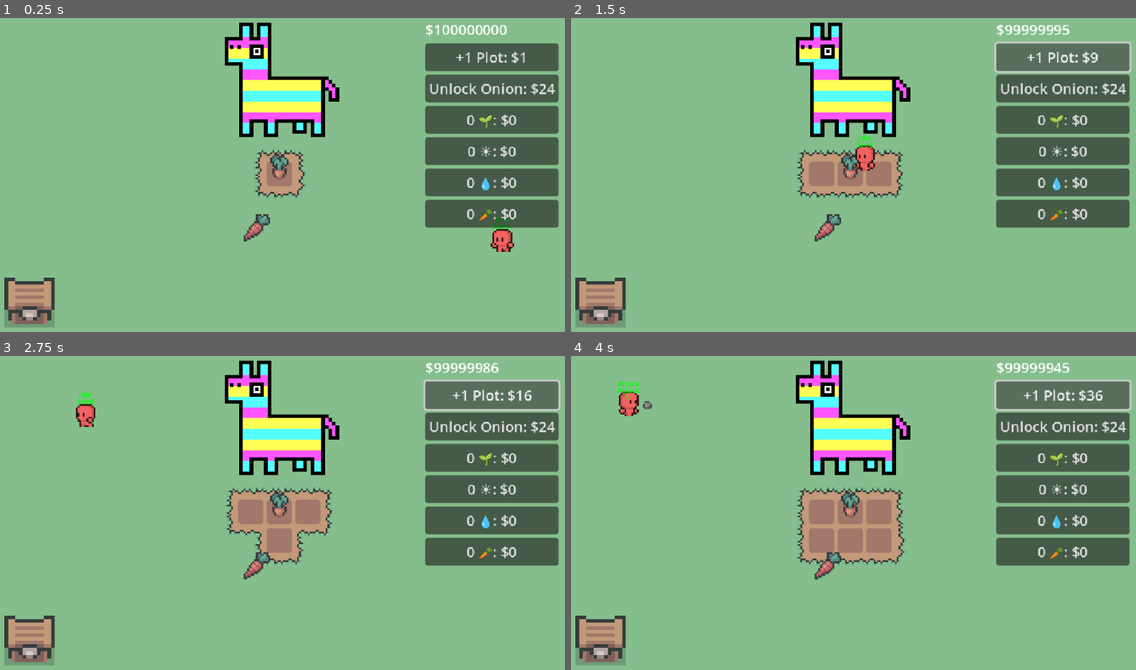
Above: before the commit, frames 1-4 (two rows, left to right).
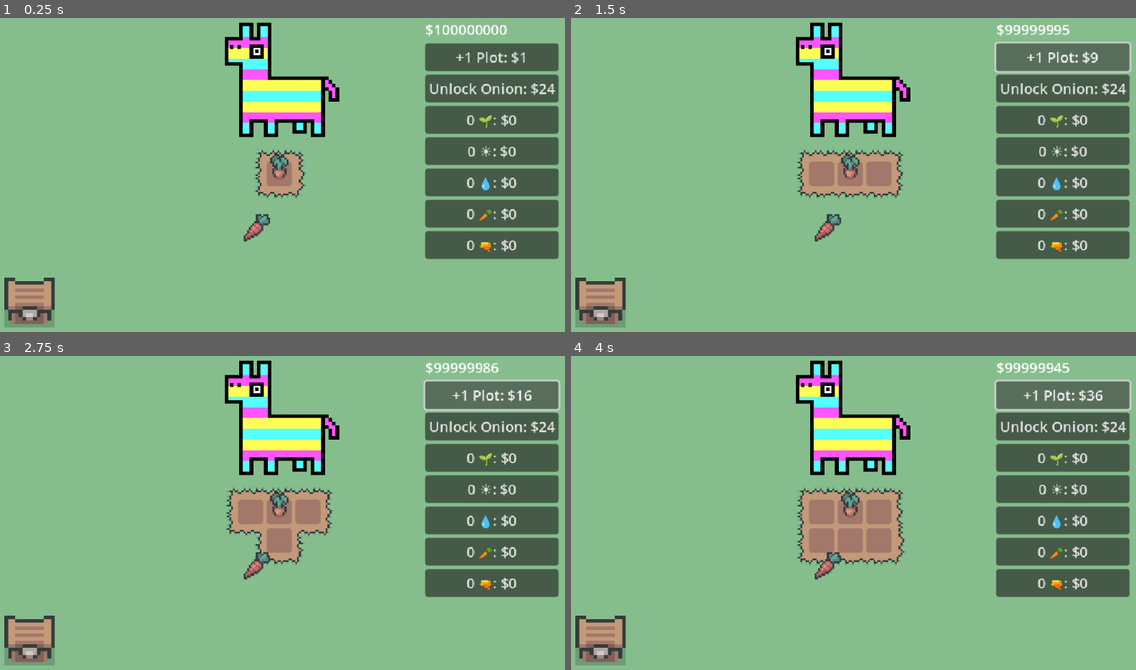
Above: after the commit, the same moments.

Repository: eric-marsh/farminata
Game: Godot game, scene res://scene/scene_switcher.tscn
Two runs of this game, one before a commit and one after it. Both use one fixed random seed, a clock stepped at 60 frames per second and the inputs below. Sound files missing from this copy of the repository are replaced by a short silence.
Inputs:
- Up to frame 1 (0.25 s): no input
- Up to frame 2 (1.5 s): click "+1 Plot: $1" at 0.5 s; click "+1 Plot: $4" at 1.25 s
- Up to frame 3 (2.75 s): click "+1 Plot: $9" at 2 s
- Up to frame 4 (4 s): click "+1 Plot: $16" at 2.75 s; click "+1 Plot: $25" at 3.5 s

The runs differ from the first frame. In frame 1, 2.2% of the frame differs, in the area x 75-99%, y 63-77%; in frame 2, 2.4%; in frame 3, 2.4%; in frame 4, 2.5%, in the area x 8-99%, y 7-77%.

Commit message:
attack helper button

Diff:
--- a/scene/canvas_layer.tscn
+++ b/scene/canvas_layer.tscn
@@ -54,9 +54,15 @@
 theme = SubResource("Theme_xp8f4")
 text = "0 🌱 - 10"
 
+[node name="AddAttackHelperButton" type="Button" parent="MarginContainer/VBoxContainer"]
+layout_mode = 2
+theme = SubResource("Theme_xp8f4")
+text = "0 🌱 - 10"
+
 [connection signal="pressed" from="MarginContainer/VBoxContainer/PlotButton" to="." method="_on_plot_button_pressed"]
 [connection signal="pressed" from="MarginContainer/VBoxContainer/OnionButton" to="." method="_on_onion_button_pressed"]
 [connection signal="pressed" from="MarginContainer/VBoxContainer/AddSeedHelperButton" to="." method="_on_add_seed_helper_button_pressed"]
 [connection signal="pressed" from="MarginContainer/VBoxContainer/AddSunHelperButton" to="." method="_on_add_sun_helper_button_pressed"]
 [connection signal="pressed" from="MarginContainer/VBoxContainer/AddWaterHelperButton" to="." method="_on_add_water_helper_button_pressed"]
 [connection signal="pressed" from="MarginContainer/VBoxContainer/AddPluckHelperButton" to="." method="_on_add_pluck_helper_button_pressed"]
+[connection signal="pressed" from="MarginContainer/VBoxContainer/AddAttackHelperButton" to="." method="_on_add_attack_helper_button_pressed"]
--- a/script/canvas_layer.gd
+++ b/script/canvas_layer.gd
@@ -2,6 +2,7 @@
 class_name canvas_layer
 
 @onready var onion_button = $MarginContainer/VBoxContainer/OnionButton
+
 
 
 func _ready() -> void:
@@ -21,21 +22,19 @@
 	$MarginContainer/VBoxContainer/PlotButton.text = "+1 Plot: $" + str(plot_price)
 	$MarginContainer/VBoxContainer/PlotButton.disabled = plot_price > money
 
-	var seed_helper_price = Prices.get_upgrade_price(Enum.Upgrade_Type.AddSeedHelper)
-	$MarginContainer/VBoxContainer/AddSeedHelperButton.text = str(State.num_seed_helpers) + " 🌱: $" + str(seed_helper_price)
-	$MarginContainer/VBoxContainer/AddSeedHelperButton.disabled = seed_helper_price > money
+	var helper_data = [
+		{ "type": Enum.Upgrade_Type.AddSeedHelper, "node": $MarginContainer/VBoxContainer/AddSeedHelperButton, "count": State.num_seed_helpers, "icon": "🌱" },
+		{ "type": Enum.Upgrade_Type.AddSunHelper, "node": $MarginContainer/VBoxContainer/AddSunHelperButton, "count": State.num_sun_helpers, "icon": "☀️" },
+		{ "type": Enum.Upgrade_Type.AddWaterHelper, "node": $MarginContainer/VBoxContainer/AddWaterHelperButton, "count": State.num_water_helpers, "icon": "💧" },
+		{ "type": Enum.Upgrade_Type.AddPluckHelper, "node": $MarginContainer/VBoxContainer/AddPluckHelperButton, "count": State.num_pluck_helpers, "icon": "🥕" },
+		{ "type": Enum.Upgrade_Type.AddAttackHelper, "node": $MarginContainer/VBoxContainer/AddAttackHelperButton, "count": State.num_attack_helpers, "icon": "🔫" },
+	]
 
-	var sun_helper_price = Prices.get_upgrade_price(Enum.Upgrade_Type.AddSunHelper)
-	$MarginContainer/VBoxContainer/AddSunHelperButton.text = str(State.num_sun_helpers) + " ☀️: $" + str(sun_helper_price)
-	$MarginContainer/VBoxContainer/AddSunHelperButton.disabled = sun_helper_price > money
+	for data in helper_data:
+		var price = Prices.get_upgrade_price(data.type)
+		data.node.text = str(data.count) + " " + data.icon + ": $" + str(price)
+		data.node.disabled = price > money
 
-	var water_helper_price = Prices.get_upgrade_price(Enum.Upgrade_Type.AddWaterHelper)
-	$MarginContainer/VBoxContainer/AddWaterHelperButton.text = str(State.num_water_helpers) + " 💧: $" + str(water_helper_price)
-	$MarginContainer/VBoxContainer/AddWaterHelperButton.disabled = water_helper_price > money
-
-	var pluck_helper_price = Prices.get_upgrade_price(Enum.Upgrade_Type.AddPluckHelper)
-	$MarginContainer/VBoxContainer/AddPluckHelperButton.text = str(State.num_pluck_helpers) + " 🥕: $" + str(pluck_helper_price)
-	$MarginContainer/VBoxContainer/AddPluckHelperButton.disabled = pluck_helper_price > money
 
 	if State.unlocked_slot_outputs.has(Enum.Drop_Type.Onion_Seed):
 		onion_button.visible = false
@@ -53,9 +52,6 @@
 	State.num_plots += 1
 	$"../PlotContainer/PlotGrid".add_plot() # TODO: If there is multiple plots, do this in a better way
 	update_money_counter()
-
-
-
 
 
 func _on_onion_button_pressed():
@@ -77,8 +73,6 @@
 	update_money_counter()
 
 
-
-
 func _on_add_seed_helper_button_pressed() -> void:
 	add_helper_button_pressed(Enum.Upgrade_Type.AddSeedHelper, Enum.Helper_Type.Seed)
 
@@ -90,6 +84,8 @@
 func _on_add_water_helper_button_pressed() -> void:
 	add_helper_button_pressed(Enum.Upgrade_Type.AddWaterHelper, Enum.Helper_Type.Water)
 
-
 func _on_add_pluck_helper_button_pressed() -> void:
 	add_helper_button_pressed(Enum.Upgrade_Type.AddPluckHelper, Enum.Helper_Type.Pluck)
+
+func _on_add_attack_helper_button_pressed() -> void:
+	add_helper_button_pressed(Enum.Upgrade_Type.AddAttackHelper, Enum.Helper_Type.Attack)
--- a/script/helper/attack_helper.gd
+++ b/script/helper/attack_helper.gd
@@ -1,6 +1,8 @@
 class_name attack_helper
 extends helper
 
+@export var attack_interval: float = 1.0
+@export var attack_strength: int = 1
 
 var has_reached_attack_pos: bool = false
 var attack_pos_radius: int = 250
@@ -8,7 +10,6 @@
 
 # Path2D seems like overkill. Just use the timer and calculate the position based on the attack interval
 
-var attack_interval: float = 1.0
 
 func _ready() -> void:
 	target_pos = get_attack_pos(id_of_type)
@@ -64,7 +65,7 @@
 func attack() -> void:
 	if !Globals.PiniataNode:
 		return
-	print("HIT")
+	Globals.PiniataNode.hit_piniata(attack_strength)
 
 func update_thowable() -> void:
 	if !Globals.PiniataNode:
@@ -85,5 +86,5 @@
 	var center = Globals.PiniataNode.global_position
 	var angle_step = PI / (num_attack_helpers + 1)
 	var angle = PI + angle_step * (index + 1)
-	var offset = Vector2(cos(angle), sin(angle)) * attack_pos_radius
+	var offset = Vector2(cos(angle), -sin(angle)) * attack_pos_radius
 	return center + offset
--- a/script/prices.gd
+++ b/script/prices.gd
@@ -21,5 +21,7 @@
 			return State.num_sun_helpers * State.num_sun_helpers * 10
 		Enum.Upgrade_Type.AddPluckHelper:
 			return State.num_pluck_helpers * State.num_pluck_helpers * 10
+		Enum.Upgrade_Type.AddAttackHelper:
+			return State.num_attack_helpers * State.num_attack_helpers * 10
 		Enum.Upgrade_Type.UnlockOnion:
 			return 24
--- a/script/state.gd
+++ b/script/state.gd
@@ -8,7 +8,7 @@
 var num_sun_helpers:int = 0
 var num_water_helpers:int = 0
 var num_pluck_helpers:int = 0
-var num_attack_helpers:int = 1
+var num_attack_helpers:int = 0
 
 var unlocked_slot_outputs: Array[Enum.Drop_Type] = []
 
